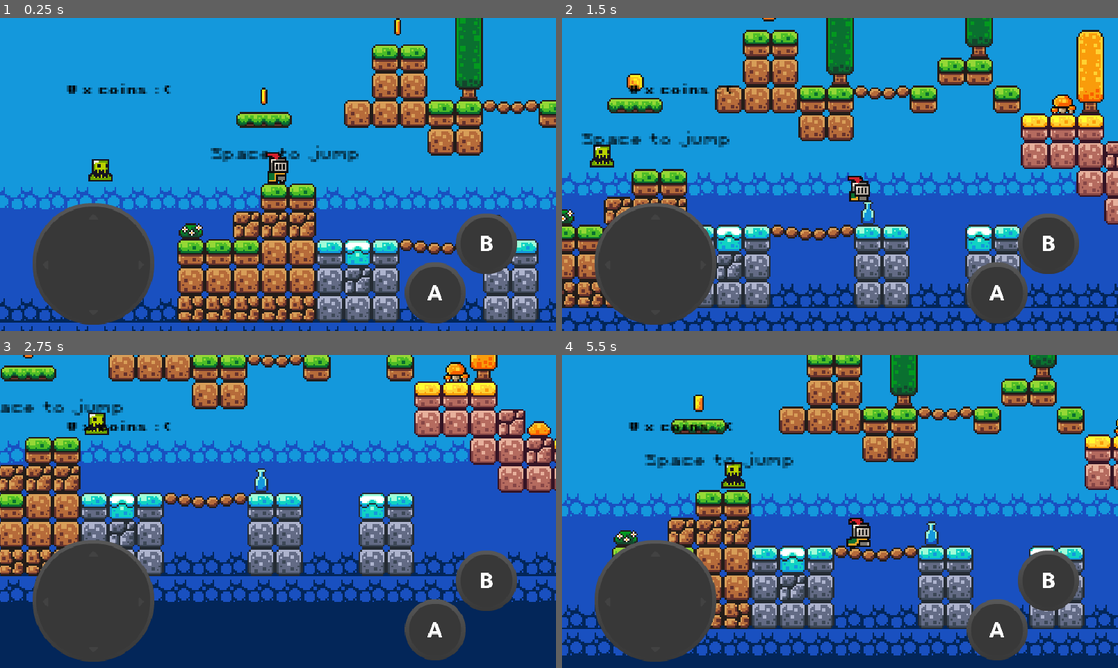
Above: before the commit, frames 1-4 (two rows, left to right).
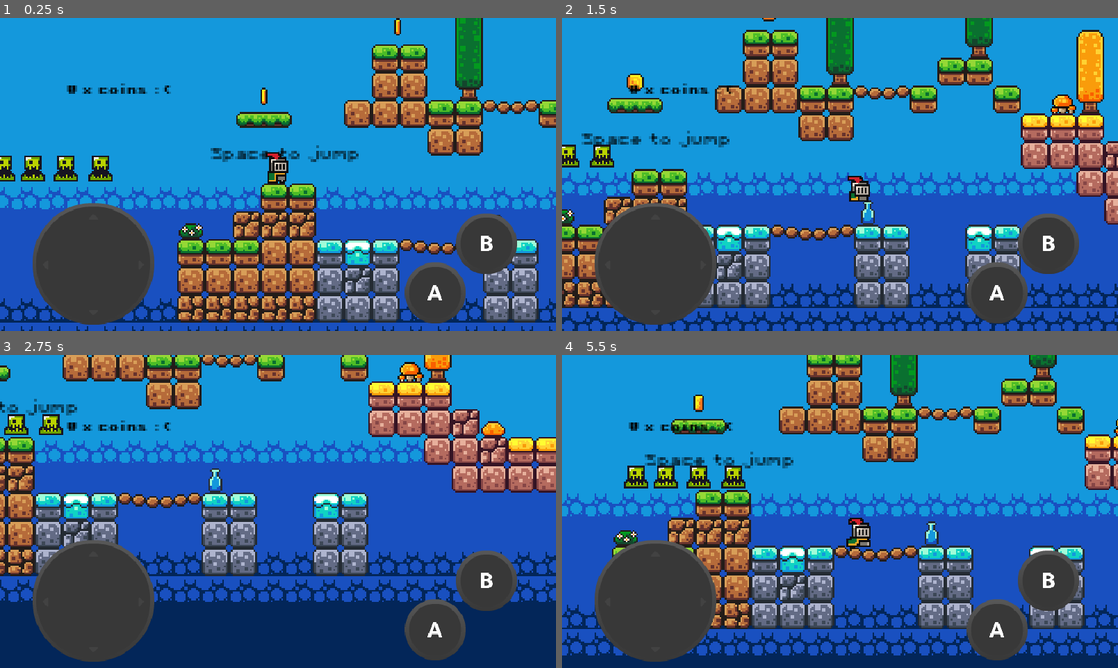
Above: after the commit, the same moments.

Repository: mribbons/BrackeysPrincess
Game: Godot game, scene res://scenes/game.tscn
Same seed, same stepped clock (60 frames per second), same inputs: the game is played once before the commit and once after it.
Inputs:
- Up to frame 1 (0.25 s): no input
- Up to frame 2 (1.5 s): hold D (move_right) from 0.53 s (still down); tap O (fire) at 0.6 s; tap Space (jump) at 0.77, 0.8, 1.07, 1.35 s
- Up to frame 3 (2.75 s): tap Space (jump) at 1.52, 1.82, 2.3 s; tap O (fire) at 1.55, 2.1 s; release D (move_right) at 2.03 s; hold A (move_left) from 2.03 s (still down)
- Up to frame 4 (5.5 s): release A (move_left) at 2.78 s; hold D (move_right) 2.78-4.28 s; tap O (fire) at 2.85, 4.35, 5.1 s; tap Space (jump) at 3.02, 3.32, 3.6, 3.77, 4.07, 4.52, 4.82, 5.3 s; hold A (move_left) 4.28-5.03 s; hold D (move_right) from 5.03 s (still down)

The runs differ from the first frame. In frame 1, 0.9% of the frame differs, in the area x 0-20%, y 44-53%; in frame 2, 0.2%; in frame 3, 38%, in the area x 0-100%, y 0-79%; in frame 4, 0.9%.

Commit message:
Implement player sword kill

Diff:
--- a/project.godot
+++ b/project.godot
@@ -84,6 +84,11 @@
 pointing/emulate_touch_from_mouse=true
 pointing/emulate_mouse_from_touch=false
 
+[layer_names]
+
+2d_physics/layer_2="player_killzone"
+2d_physics/layer_3="enemy_killzone"
+
 [physics]
 
 common/physics_interpolation=true
--- a/scenes/game.tscn
+++ b/scenes/game.tscn
@@ -221,9 +221,10 @@
 [node name="Game" type="Node2D"]
 position = Vector2(193, 353)
 
-[node name="GameManager" type="Node" parent="." groups=["GameManager"]]
+[node name="GameManager" type="Node" parent="." node_paths=PackedStringArray("player") groups=["GameManager"]]
 unique_name_in_owner = true
 script = ExtResource("1_tr66g")
+player = NodePath("../Player")
 
 [node name="Sounds" type="Node" parent="GameManager"]
 
@@ -292,6 +293,15 @@
 
 [node name="Slime" parent="." instance=ExtResource("6_rdk8j")]
 position = Vector2(172, -62)
+
+[node name="Slime2" parent="." instance=ExtResource("6_rdk8j")]
+position = Vector2(116, -62)
+
+[node name="Slime3" parent="." instance=ExtResource("6_rdk8j")]
+position = Vector2(133, -62)
+
+[node name="Slime4" parent="." instance=ExtResource("6_rdk8j")]
+position = Vector2(152, -62)
 
 [node name="Labels" type="Node" parent="."]
 
--- a/scenes/player.tscn
+++ b/scenes/player.tscn
@@ -1,9 +1,15 @@
-[gd_scene load_steps=28 format=3 uid="uid://bj8q3nxltkfcq"]
+[gd_scene load_steps=29 format=3 uid="uid://bj8q3nxltkfcq"]
 
 [ext_resource type="Texture2D" uid="uid://cidhdmhbc84uo" path="res://assets/sprites/knight.png" id="1_478yp"]
 [ext_resource type="Script" path="res://scripts/player.gd" id="1_uuu6r"]
 [ext_resource type="AudioStream" uid="uid://n3dhd4yacxua" path="res://assets/sounds/jump2.wav" id="3_ekan6"]
 
+[sub_resource type="CircleShape2D" id="CircleShape2D_cmgmm"]
+radius = 5.0
+
+[sub_resource type="RectangleShape2D" id="RectangleShape2D_ls1vv"]
+size = Vector2(6, 3)
+
 [sub_resource type="AtlasTexture" id="AtlasTexture_fyxdn"]
 atlas = ExtResource("1_478yp")
 region = Rect2(64, 128, 32, 32)
@@ -95,12 +101,12 @@
 [sub_resource type="SpriteFrames" id="SpriteFrames_ukclk"]
 animations = [{
 "frames": [{
-"duration": 40.0,
+"duration": 1.0,
 "texture": SubResource("AtlasTexture_fyxdn")
 }],
-"loop": true,
+"loop": false,
 "name": &"attack",
-"speed": 5.0
+"speed": 30.0
 }, {
 "frames": [{
 "duration": 1.0,
@@ -181,18 +187,11 @@
 "speed": 10.0
 }]
 
-[sub_resource type="CircleShape2D" id="CircleShape2D_cmgmm"]
-radius = 5.0
-
 [node name="Player" type="CharacterBody2D"]
 collision_layer = 2
 script = ExtResource("1_uuu6r")
 
-[node name="AnimatedSprite2D" type="AnimatedSprite2D" parent="."]
-sprite_frames = SubResource("SpriteFrames_ukclk")
-animation = &"jump"
-autoplay = "idle"
-frame_progress = 0.90653
+[node name="Sprite2D" type="Sprite2D" parent="."]
 
 [node name="CollisionShape2D" type="CollisionShape2D" parent="."]
 position = Vector2(0, 7)
@@ -200,3 +199,22 @@
 
 [node name="JumpSound" type="AudioStreamPlayer2D" parent="."]
 stream = ExtResource("3_ekan6")
+
+[node name="Node2D" type="Node2D" parent="."]
+
+[node name="SwordHit" type="Area2D" parent="Node2D" groups=["player_weapon"]]
+collision_layer = 2
+
+[node name="CollisionShape2D" type="CollisionShape2D" parent="Node2D/SwordHit" groups=["player_weapon"]]
+position = Vector2(10, 6.5)
+shape = SubResource("RectangleShape2D_ls1vv")
+disabled = true
+
+[node name="AnimatedSprite2D" type="AnimatedSprite2D" parent="Node2D"]
+sprite_frames = SubResource("SpriteFrames_ukclk")
+animation = &"attack"
+autoplay = "idle"
+
+[connection signal="ready" from="." to="." method="_on_ready"]
+[connection signal="area_entered" from="Node2D/SwordHit" to="." method="_on_sword_hit_area_entered"]
+[connection signal="animation_finished" from="Node2D/AnimatedSprite2D" to="." method="_on_animated_sprite_2d_animation_finished"]
--- a/scenes/slime.tscn
+++ b/scenes/slime.tscn
@@ -1,8 +1,10 @@
-[gd_scene load_steps=10 format=3 uid="uid://biped6lcv3akx"]
+[gd_scene load_steps=14 format=3 uid="uid://biped6lcv3akx"]
 
 [ext_resource type="Texture2D" uid="uid://dv7m4267sr6ja" path="res://assets/sprites/slime_green.png" id="1_0cv7c"]
 [ext_resource type="Script" path="res://scripts/slime.gd" id="1_7vra4"]
 [ext_resource type="PackedScene" uid="uid://cmwmq2mbe76e3" path="res://scenes/kill_zone.tscn" id="2_hh2aq"]
+[ext_resource type="Texture2D" uid="uid://cidhdmhbc84uo" path="res://assets/sprites/knight.png" id="3_lrcpu"]
+[ext_resource type="AudioStream" uid="uid://bbhyccxnrpblk" path="res://assets/sounds/explosion.wav" id="5_vaxqw"]
 
 [sub_resource type="AtlasTexture" id="AtlasTexture_b3bhs"]
 atlas = ExtResource("1_0cv7c")
@@ -19,6 +21,14 @@
 [sub_resource type="AtlasTexture" id="AtlasTexture_xfs1w"]
 atlas = ExtResource("1_0cv7c")
 region = Rect2(72, 24, 24, 24)
+
+[sub_resource type="AtlasTexture" id="AtlasTexture_q3bqy"]
+atlas = ExtResource("1_0cv7c")
+region = Rect2(48, 48, 24, 24)
+
+[sub_resource type="AtlasTexture" id="AtlasTexture_fefjn"]
+atlas = ExtResource("3_lrcpu")
+region = Rect2(224, 224, 32, 32)
 
 [sub_resource type="SpriteFrames" id="SpriteFrames_bavnk"]
 animations = [{
@@ -38,21 +48,70 @@
 "loop": true,
 "name": &"default",
 "speed": 10.0
+}, {
+"frames": [{
+"duration": 1.0,
+"texture": SubResource("AtlasTexture_q3bqy")
+}, {
+"duration": 1.0,
+"texture": SubResource("AtlasTexture_fefjn")
+}, {
+"duration": 1.0,
+"texture": SubResource("AtlasTexture_q3bqy")
+}, {
+"duration": 1.0,
+"texture": SubResource("AtlasTexture_fefjn")
+}, {
+"duration": 1.0,
+"texture": SubResource("AtlasTexture_q3bqy")
+}, {
+"duration": 1.0,
+"texture": SubResource("AtlasTexture_fefjn")
+}, {
+"duration": 1.0,
+"texture": SubResource("AtlasTexture_q3bqy")
+}, {
+"duration": 1.0,
+"texture": SubResource("AtlasTexture_fefjn")
+}, {
+"duration": 1.0,
+"texture": SubResource("AtlasTexture_fefjn")
+}, {
+"duration": 1.0,
+"texture": SubResource("AtlasTexture_q3bqy")
+}, {
+"duration": 1.0,
+"texture": SubResource("AtlasTexture_fefjn")
+}, {
+"duration": 1.0,
+"texture": SubResource("AtlasTexture_fefjn")
+}, {
+"duration": 1.0,
+"texture": SubResource("AtlasTexture_fefjn")
+}, {
+"duration": 1.0,
+"texture": SubResource("AtlasTexture_q3bqy")
+}],
+"loop": false,
+"name": &"die",
+"speed": 30.0
 }]
 
 [sub_resource type="RectangleShape2D" id="RectangleShape2D_1a0x6"]
 size = Vector2(10, 12)
 
-[node name="Slime" type="Node2D"]
+[node name="Slime" type="Node2D" groups=["enemy_killzone"]]
 script = ExtResource("1_7vra4")
 
 [node name="AnimatedSprite2D" type="AnimatedSprite2D" parent="."]
 position = Vector2(1, -12)
 sprite_frames = SubResource("SpriteFrames_bavnk")
+animation = &"die"
 autoplay = "default"
-frame_progress = 0.649623
+frame = 13
+frame_progress = 1.0
 
-[node name="KillZone" parent="AnimatedSprite2D" instance=ExtResource("2_hh2aq")]
+[node name="KillZone" parent="AnimatedSprite2D" groups=["enemy_killzone"] instance=ExtResource("2_hh2aq")]
 position = Vector2(-1, 12)
 
 [node name="CollisionShape2D" type="CollisionShape2D" parent="AnimatedSprite2D/KillZone"]
@@ -66,3 +125,8 @@
 [node name="RayCastLeft" type="RayCast2D" parent="."]
 position = Vector2(1, -5)
 target_position = Vector2(-9, 0)
+
+[node name="DeathSound" type="AudioStreamPlayer2D" parent="."]
+stream = ExtResource("5_vaxqw")
+
+[connection signal="animation_finished" from="AnimatedSprite2D" to="." method="_on_animated_sprite_2d_animation_finished"]
--- a/scripts/game_manager.gd
+++ b/scripts/game_manager.gd
@@ -3,6 +3,7 @@
 var score = 0
 @onready var score_label: Label = %ScoreLabel
 @onready var player_die_sound: AudioStreamPlayer2D = $Sounds/PlayerDieSound
+@export var player: CharacterBody2D
 
 func add_point():
 	score += 1
@@ -10,4 +11,5 @@
 	score_label.text = str(score) + " x coins :D"
 
 func player_die():
+	player.die()
 	player_die_sound.play()
--- a/scripts/kill_zone.gd
+++ b/scripts/kill_zone.gd
@@ -5,9 +5,9 @@
 
 func _on_body_entered(body: Node2D) -> void:
 	print("You died! ")
+	timer.start()
 	Engine.time_scale = 0.5
 	body.get_node(("CollisionShape2D")).queue_free()
-	timer.start()
 	game_manager.player_die()
 
 func _on_timer_timeout() -> void:
--- a/scripts/player.gd
+++ b/scripts/player.gd
@@ -4,13 +4,18 @@
 const SPEED = 130.0
 const JUMP_VELOCITY = -300.0
 
-@onready var animated_sprite: AnimatedSprite2D = $AnimatedSprite2D
+@onready var node_2d: Node2D = $Node2D
+@onready var animated_sprite: AnimatedSprite2D = $Node2D/AnimatedSprite2D
+@onready var sword_collision_shape_2d: CollisionShape2D = $Node2D/SwordHit/CollisionShape2D
 @onready var jump_sound: AudioStreamPlayer2D = $JumpSound
+var dead = false
 
 var attacking = false
 var attack_delta = 0
 const ATTACK_TICKS = 0.1
 
+func _on_ready() -> void:
+	pass
 
 func _physics_process(delta: float) -> void:
 	# Add the gravity.
@@ -18,30 +23,26 @@
 		velocity += get_gravity() * delta
 
 	# Handle jump.
-	if Input.is_action_just_pressed("jump") and is_on_floor():
+	if Input.is_action_just_pressed("jump") and is_on_floor() and !dead:
 		velocity.y = JUMP_VELOCITY
 		jump_sound.play()
 
-	if Input.is_action_just_pressed("fire"):
+	if Input.is_action_just_pressed("fire") and !dead:
 		if !attacking:
 			attacking = true
+			#$AnimatedSprite2D/SwordHit/CollisionShape2D.disabled = false
+			sword_collision_shape_2d.disabled = false
 			animated_sprite.play("attack")
-	elif attacking:
-		attack_delta += delta
-
-		if attack_delta >= ATTACK_TICKS:
-			attacking = false
-			attack_delta = 0
-
 
 	# Get the input direction and handle the movement/deceleration.
 	# As good practice, you should replace UI actions with custom gameplay actions.
 	var direction := Input.get_axis("move_left", "move_right")
+	if dead:
+		direction = 0
 
-	if (direction > 0):
-		animated_sprite.flip_h = false
-	elif (direction < 0):
-		animated_sprite.flip_h = true
+	if direction and !dead:
+		# sets orientation of everything under node_2d by setting scale.x to -1 or 1
+		node_2d.scale.x = direction
 
 	if !attacking:
 		if is_on_floor():
@@ -53,7 +54,6 @@
 		else:
 			animated_sprite.play("jump")
 
-
 	# applies movement
 	if direction:
 		velocity.x = direction * SPEED
@@ -61,3 +61,21 @@
 		velocity.x = move_toward(velocity.x, 0, SPEED)
 
 	move_and_slide()
+
+func die():
+	dead = true
+	sword_collision_shape_2d.set_deferred("disabled", true)
+	attacking = false
+
+func _on_sword_hit_area_entered(area: Area2D) -> void:
+	# prevent lockup after death sequence, problem might be fixed by moving timer code up in KillZone._on_body_entered()
+	if dead:
+		return
+	if area.is_in_group("enemy_killzone"):
+		area.owner.call_deferred('take_damage')
+
+
+func _on_animated_sprite_2d_animation_finished() -> void:
+	if animated_sprite.animation == "attack":
+		sword_collision_shape_2d.disabled = true
+		attacking = false
--- a/scripts/slime.gd
+++ b/scripts/slime.gd
@@ -1,11 +1,14 @@
 extends Node2D
 
-const SPEED = 60
+var SPEED = 60
 var direction = 1
 @onready var animated_sprite: AnimatedSprite2D = $AnimatedSprite2D
-
 @onready var ray_cast_right: RayCast2D = $RayCastRight
 @onready var ray_cast_left: RayCast2D = $RayCastLeft
+@onready var kill_zone: CollisionShape2D = $AnimatedSprite2D/KillZone/CollisionShape2D
+
+@onready var death_sound: AudioStreamPlayer2D = $DeathSound
+
 # Called every frame. 'delta' is the elapsed time since the previous frame.
 func _process(delta: float) -> void:
 	if ray_cast_right.is_colliding():
@@ -16,3 +19,14 @@
 		animated_sprite.flip_h = false
 
 	position.x += direction * SPEED * delta
+
+func take_damage() -> void:
+	kill_zone.disabled = true
+
+	death_sound.play()
+	animated_sprite.play("die")
+	SPEED = 0
+
+func _on_animated_sprite_2d_animation_finished() -> void:
+	if animated_sprite.animation == "die":
+		queue_free()
